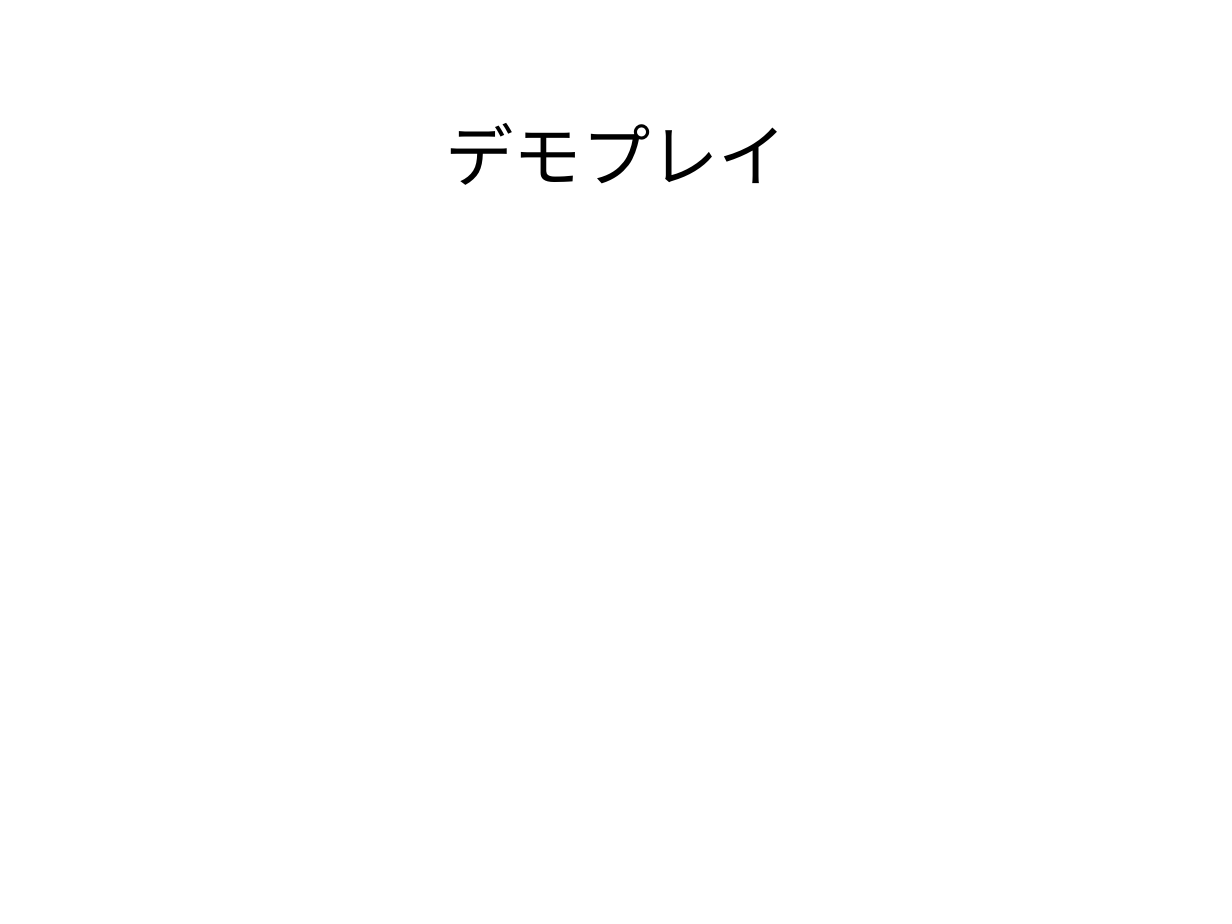
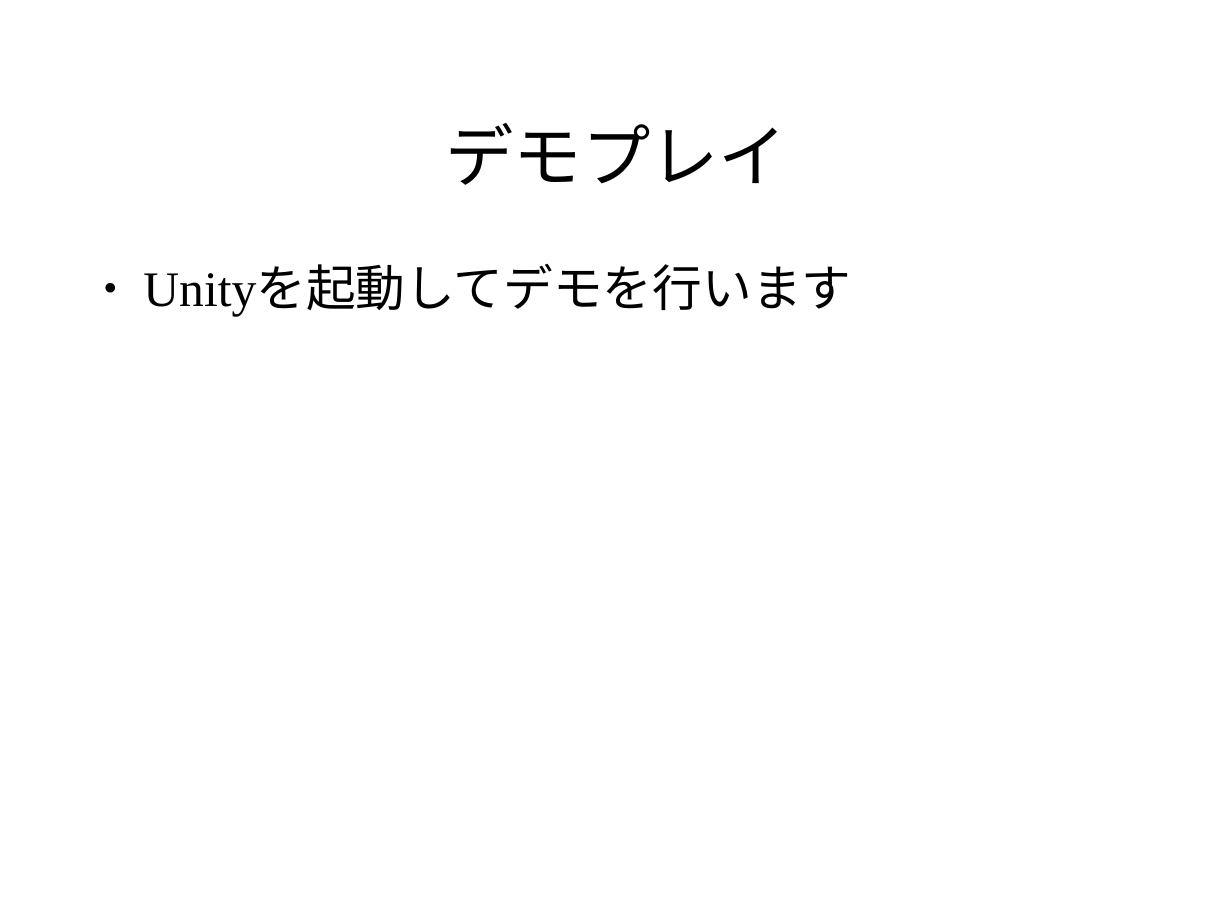
Before and after one commit to pamyupamyu/rep8, a slide deck: slide 23 of グループ1 発表スライド.odp (slide 25 before the commit). Drawn at 1232x924 pixels with LibreOffice and Linux fonts; fonts in the diff are those of the drawing; background and template pictures are left out. Boxes give left, top, right and bottom in pixels: in the first picture for what was removed or moved away, otherwise in the second. Text is boxed around its words. In the diff, an @@ line names an element or a change of style, - is before the commit and + after.

```diff
--- a/グループ1 発表スライド.odp
+++ b/グループ1 発表スライド.odp
@@ text added at box(143, 267, 851, 316), 32 pt, text #000000 @@
+● Unityを起動してデモを行います
```
Also in this commit, not shown: 1 other slide changed, 3 slides added, 5 slides removed.
